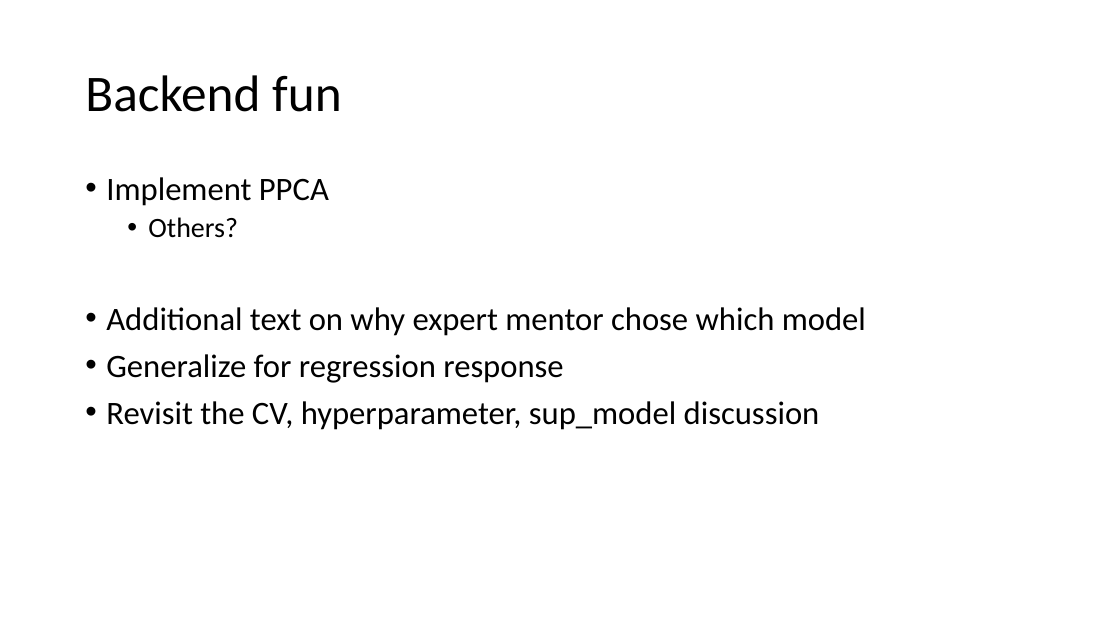
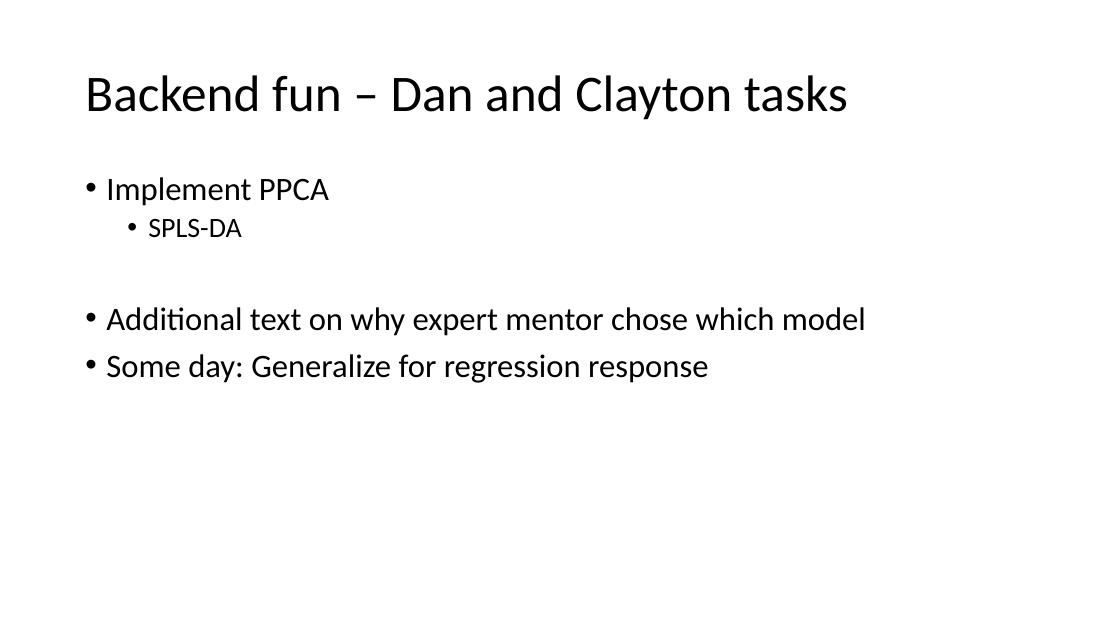
Before and after one commit to pmartR/OmicsMLMentor_ShinyApp, a slide deck: slide 2 of SLOPE_progress.pptx. Drawn at 1120x630 pixels with LibreOffice and Linux fonts; fonts in the diff are those of the drawing. Boxes give left, top, right and bottom in pixels: in the first picture for what was removed or moved away, otherwise in the second. Text is boxed around its words. In the diff, an @@ line names an element or a change of style, - is before the commit and + after.

```diff
--- a/SLOPE_progress.pptx
+++ b/SLOPE_progress.pptx
@@ title at [85,75,848,120]: text changed @@
-Backend fun
+Backend fun – Dan and Clayton tasks
@@ text at [148,219,241,238]: text changed @@
-  • Others?
+  • SPLS-DA
@@ text at [106,354,708,383]: text changed @@
-• Generalize for regression response
-• Revisit the CV, hyperparameter, sup_model discussion
+• Some day: Generalize for regression response
```
Also in this commit, not shown: 4 other slides changed, 13 other files.
